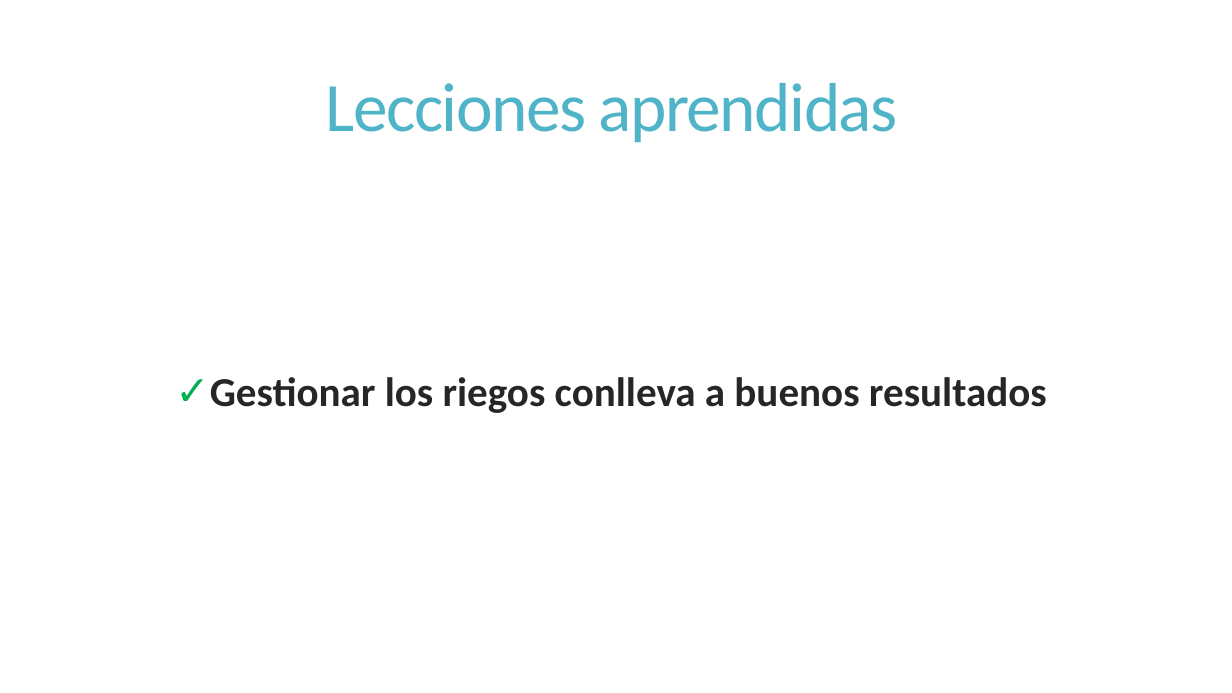
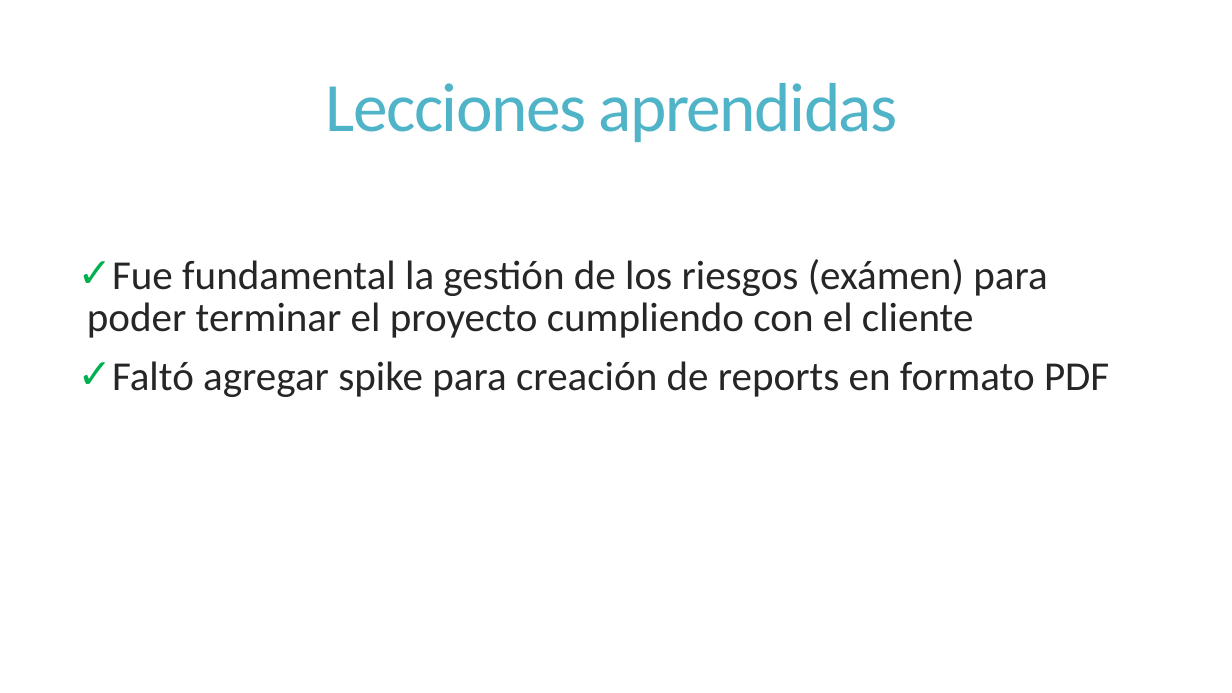
Before and after one commit to dschenkelman/a-malazan-wolvering, a slide deck: slide 15 of docs/Reuniones/Sprint 5/Reunion Formal 2014-11-10/Reunion Formal.pptx. Drawn at 1232x693 pixels with LibreOffice and Linux fonts; fonts in the diff are those of the drawing. Boxes give left, top, right and bottom in pixels: in the first picture for what was removed or moved away, otherwise in the second. Text is boxed around its words. In the diff, an @@ line names an element or a change of style, - is before the commit and + after.

```diff
--- a/docs/Reuniones/Sprint 5/Reunion Formal 2014-11-10/Reunion Formal.pptx
+++ b/docs/Reuniones/Sprint 5/Reunion Formal 2014-11-10/Reunion Formal.pptx
@@ text at box(87, 259, 1109, 397): text changed; bold off @@
-✓ Gestionar los riegos conlleva a buenos resultados
+✓ Fue fundamental la gestión de los riesgos (exámen) para poder terminar el proyecto cumpliendo con el cliente
+✓ Faltó agregar spike para creación de reports en formato PDF
```
Also in this commit, not shown: 6 other slides changed, 1 other file.
